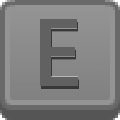
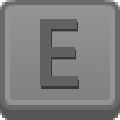
Revision of a layered 120×120 image; what changed, layer by layer:
painted on "blue_e_up.png" over (x1=51, y1=28, x2=78, y2=77)
